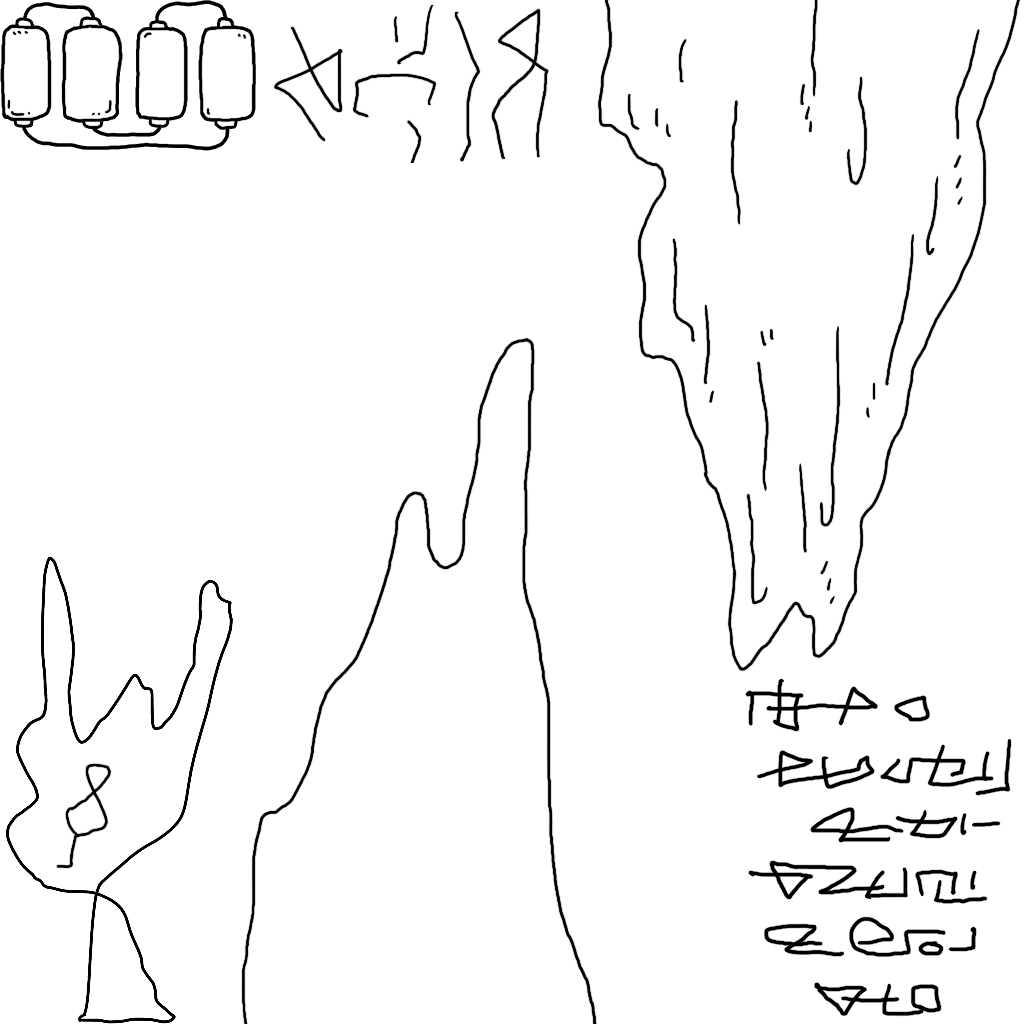
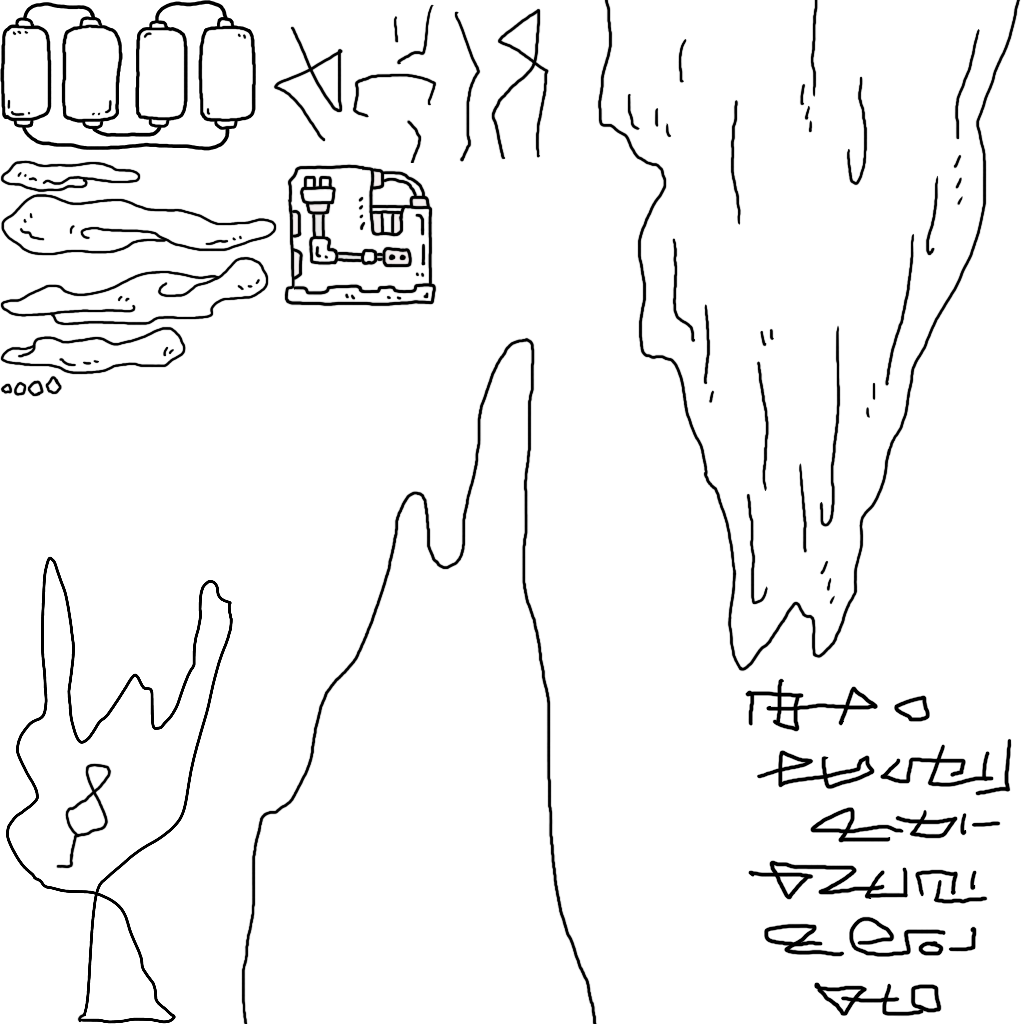
Comparing the layer stacks of the two w=1024, h=1024 images. Changes:
added group "箱" with 1 layers above "雲" over [284, 163, 437, 307]
added layer "レイヤー 17" in group "箱" over [284, 163, 437, 307]
added group "雲" with 8 layers above "研究所" over [0, 160, 277, 397]
added layer "レイヤー 16" in group "雲" over [0, 383, 13, 395]
added layer "レイヤー 15" in group "雲" over [13, 381, 27, 397]
added layer "レイヤー 14" in group "雲" over [27, 379, 45, 397]
added layer "レイヤー 13" in group "雲" over [45, 375, 63, 395]
added layer "レイヤー 12" in group "雲" over [0, 160, 141, 193]
added layer "レイヤー 11" in group "雲" over [0, 193, 277, 256]
added layer "レイヤー 10" in group "雲" over [0, 256, 269, 326]
added layer "レイヤー 9" in group "雲" over [0, 326, 186, 375]
